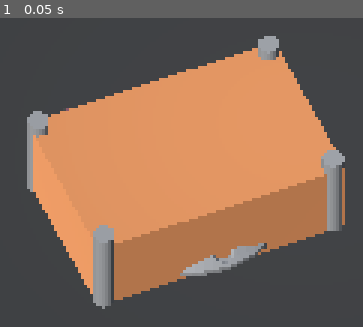
Above: before the commit, frame 1.
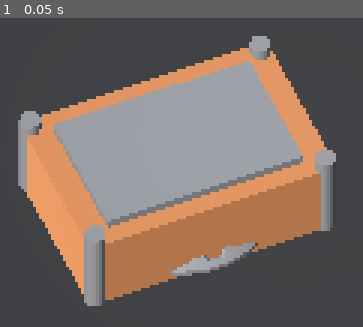
Above: after the commit, the same moment.

Repository: PranjalMaithani/flowchart-3d
Game: Godot game, scene res://Scenes/flowchart_scene.tscn
The game is run twice, just before and just after one commit, with the same random seed, the same clock (stepped at 60 frames per second) and the same inputs.
Inputs:
- Up to frame 1 (0.05 s): no input

The runs differ from the first frame. In frame 1, 30% of the frame differs, in the area x 4-96%, y 5-95%.

Commit message:
resize grab point

Diff:
--- a/Components/ContainerBox.tscn
+++ b/Components/ContainerBox.tscn
@@ -12,14 +12,16 @@
 size = Vector3(3, 1, 2)
 
 [sub_resource type="BoxShape3D" id="BoxShape3D_0xfu6"]
-size = Vector3(1.59811, 0.969367, 1.71745)
+size = Vector3(2.41903, 0.969367, 1.52867)
+
+[sub_resource type="BoxMesh" id="BoxMesh_0npq6"]
 
 [sub_resource type="BoxShape3D" id="BoxShape3D_edm1x"]
 size = Vector3(0.258359, 0.954196, 0.236842)
 
 [sub_resource type="CylinderMesh" id="CylinderMesh_dfu62"]
 
-[sub_resource type="ViewportTexture" id="ViewportTexture_vcmyu"]
+[sub_resource type="ViewportTexture" id="ViewportTexture_rb834"]
 viewport_path = NodePath("SubViewport")
 
 [node name="ContainerBox" type="Node3D"]
@@ -42,8 +44,12 @@
 script = ExtResource("5_xoi88")
 
 [node name="CollisionShape3D" type="CollisionShape3D" parent="GrabPoint"]
-transform = Transform3D(1, 0, 0, 0, 1, 0, 0, 0, 1, -0.00336669, 0.488947, -0.00419688)
+transform = Transform3D(1.00033, 0, 0, 0, 1.00033, 0, 0, 0, 1.00033, -0.00336669, 0.488947, -0.00419688)
 shape = SubResource("BoxShape3D_0xfu6")
+
+[node name="MeshInstance3D" type="MeshInstance3D" parent="GrabPoint"]
+transform = Transform3D(2.37726, 0, 0, 0, 1, 0, 0, 0, 1.52323, 0, 0.587915, 0)
+mesh = SubResource("BoxMesh_0npq6")
 
 [node name="UpLeftResize" type="Area3D" parent="."]
 transform = Transform3D(1, 0, 0, 0, 1, 0, 0, 0, 1, -1.4085, 0.00517057, -0.886555)
@@ -109,4 +115,5 @@
 
 [node name="TextContainer" parent="." instance=ExtResource("5_iufej")]
 transform = Transform3D(1.97316, 0, 0, 0, 1.96679, 0, 0, 0, 1, 0, 1.07174, 0)
-texture = SubResource("ViewportTexture_vcmyu")
+visible = false
+texture = SubResource("ViewportTexture_rb834")
--- a/Scenes/flowchart_scene.tscn
+++ b/Scenes/flowchart_scene.tscn
@@ -42,7 +42,7 @@
 shape = SubResource("BoxShape3D_beqyu")
 
 [node name="Camera3D" type="Camera3D" parent="."]
-transform = Transform3D(0.918446, 0.303449, -0.253723, 0, 0.64145, 0.767165, 0.395546, -0.7046, 0.589137, -6.94971, 17.2574, 17.5765)
+transform = Transform3D(0.918446, 0.303449, -0.253723, 0, 0.64145, 0.767165, 0.395546, -0.7046, 0.589137, -6.86779, 17.2574, 17.6229)
 projection = 1
 current = true
 fov = 5.9
--- a/src/container/grab_point.gd
+++ b/src/container/grab_point.gd
@@ -1,7 +1,7 @@
 extends Area3D
 
 const ContainerBox = preload('./container_box.gd')
-
+@onready var container_mesh: MeshInstance3D = %ContainerMesh
 var parent_container: ContainerBox
 var drag_and_drop = preload('../ui/drag_and_drop.gd').new({"area": self, "on_stop_dragging": on_stop_dragging})
 var container
@@ -15,6 +15,10 @@
     camera = app_manager.camera
     ground_plane = app_manager.ground_plane
     parent_container = get_parent_node_3d()
+    parent_container.on_container_changed.connect(update_scale)
+
+func update_scale(_caller):
+    scale = container_mesh.scale
 
 func on_stop_dragging():
     parent_container.on_container_changed.emit()
--- a/src/container/resize_point.gd
+++ b/src/container/resize_point.gd
@@ -41,7 +41,6 @@
     x_scale_unit = container_mesh.scale.x / (aabb_down_right.x - aabb_up_left.x)
     z_scale_unit = container_mesh.scale.z / (aabb_down_right.z - aabb_up_left.z)
     set_intial_values()
-    parent_container.on_container_changed.connect(set_intial_values)
     parent_container.on_container_changed.connect(update_position)
 
 func set_intial_values():
--- a/src/ui/drag_and_drop.gd
+++ b/src/ui/drag_and_drop.gd
@@ -17,7 +17,7 @@
 func handle_mouse_exit():
     Input.set_default_cursor_shape(Input.CURSOR_ARROW)
 
-func handle_mouse_event(_camera:Node, event:InputEvent, event_position:Vector3, _normal:Vector3, _shape_idx:int):
+func handle_mouse_event(_camera:Node, event:InputEvent, _event_position:Vector3, _normal:Vector3, _shape_idx:int):
     if(!UIHelpers.is_left_mouse_click(event)):
         return
 
Not shown: 1 places in Components/ContainerBox.tscn that only renumber resources
